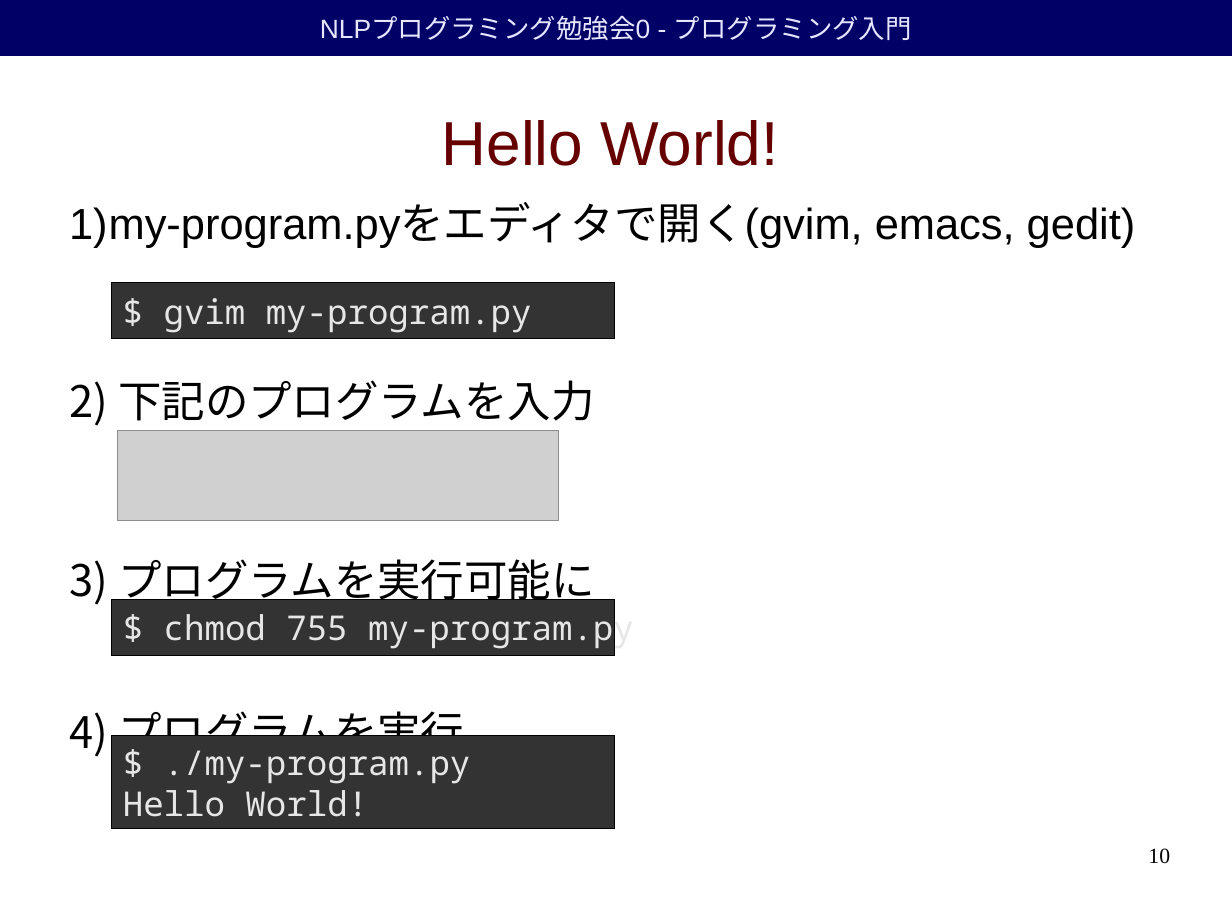
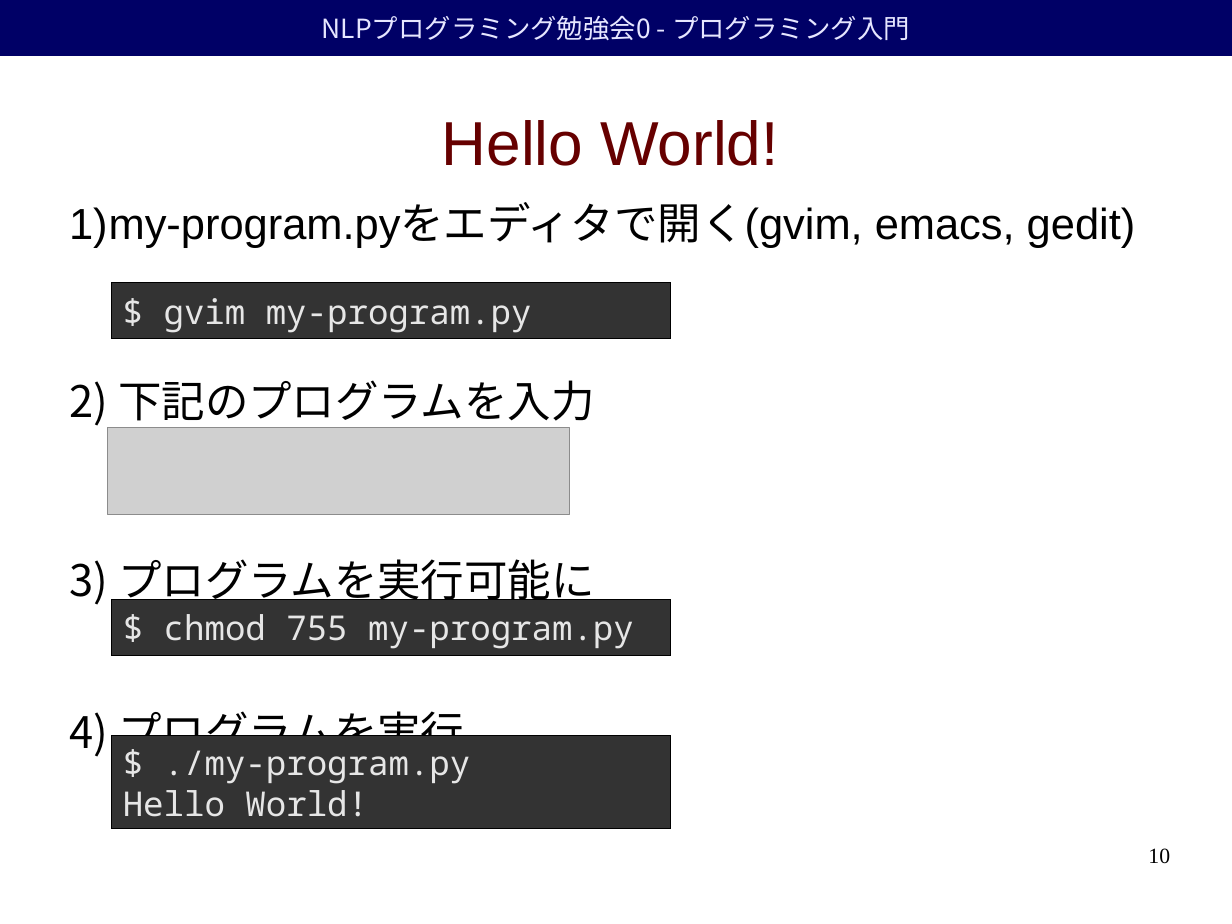
Before and after one commit to duffrind/nlppractice, a slide deck: slide 10 of download/00-intro/nlp-programming-ja-00-intro.odp. Drawn at 1232x924 pixels with LibreOffice and Linux fonts; fonts in the diff are those of the drawing; grey boxes stand for pictures; background and template pictures are left out. Boxes give left, top, right and bottom in pixels: in the first picture for what was removed or moved away, otherwise in the second. Text is boxed around its words. In the diff, an @@ line names an element or a change of style, - is before the commit and + after.

```diff
--- a/download/00-intro/nlp-programming-ja-00-intro.odp
+++ b/download/00-intro/nlp-programming-ja-00-intro.odp
@@ rectangle "NLPプログラミング勉強会0 - プログラミング入門" at box(0, 0, 1232, 56): font Arial to Noto Sans CJK JP @@
@@ rectangle "$ gvim my-program.py": place and size @@
-rectangle "$ gvim my-program.py" at box(112, 283, 615, 339)
+rectangle "$ gvim my-program.py" at box(112, 283, 671, 339)
@@ picture: place and size @@
-picture at box(117, 430, 559, 521)
+picture at box(107, 428, 570, 514)
@@ rectangle "$ chmod 755 my-program.py": place and size @@
-rectangle "$ chmod 755 my-program.py" at box(112, 599, 615, 655)
+rectangle "$ chmod 755 my-program.py" at box(112, 599, 671, 655)
@@ rectangle "$ ./my-program.py": place and size @@
-rectangle "$ ./my-program.py" at box(112, 736, 615, 828)
+rectangle "$ ./my-program.py" at box(112, 736, 671, 828)
```
Also in this commit, not shown: 26 other slides changed, 1 slide added, 16 other files.
